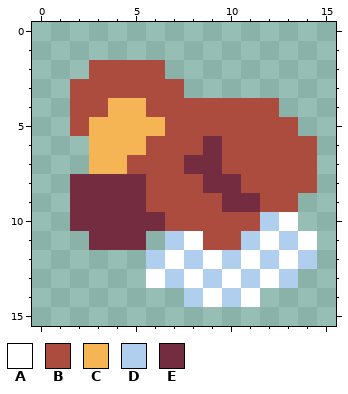
File history of a pixel-art sprite, Sprites/Bird/bird2.png. This is how it looked before the edit.
The file is 16x16 pixels.
Palette (. is transparent): A #ffffff  B #ac4c3f  C #f5b554  D #b0cfee  E #732c40
Pixels before, first column x 2:
 2 .BBBB........
 3 BBBBBB.......
 4 BBCCBBBBBBB..
 5 BCCCCBBBBBBB.
 6 .CCCBBBEBBBBB
 7 .CCBBBEEBBBBB
 8 EEEEBBBEEBBBB
 9 EEEEBBBBEEBB.
10 EEEEEBBBBBDA.
11 .EEE.DABBDADA
12 ....DADADADAD
13 ....ADADADAD.
14 ......DADA...
The same view after the edit:
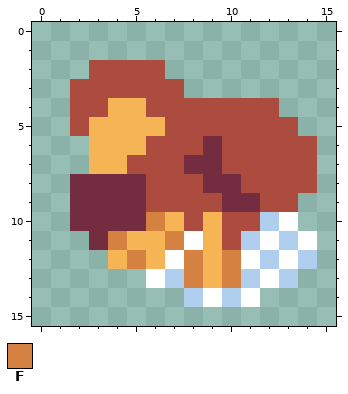
Colours new in this view: F #d58141
Message: Add bird attack animation (and give them legs)
What changed:
Changed rows in their new state; - is an unchanged pixel.
first column x 4:
10 --FC-C-
11 FCCF-C-
12 CFC-FCF
13 ----FCF
